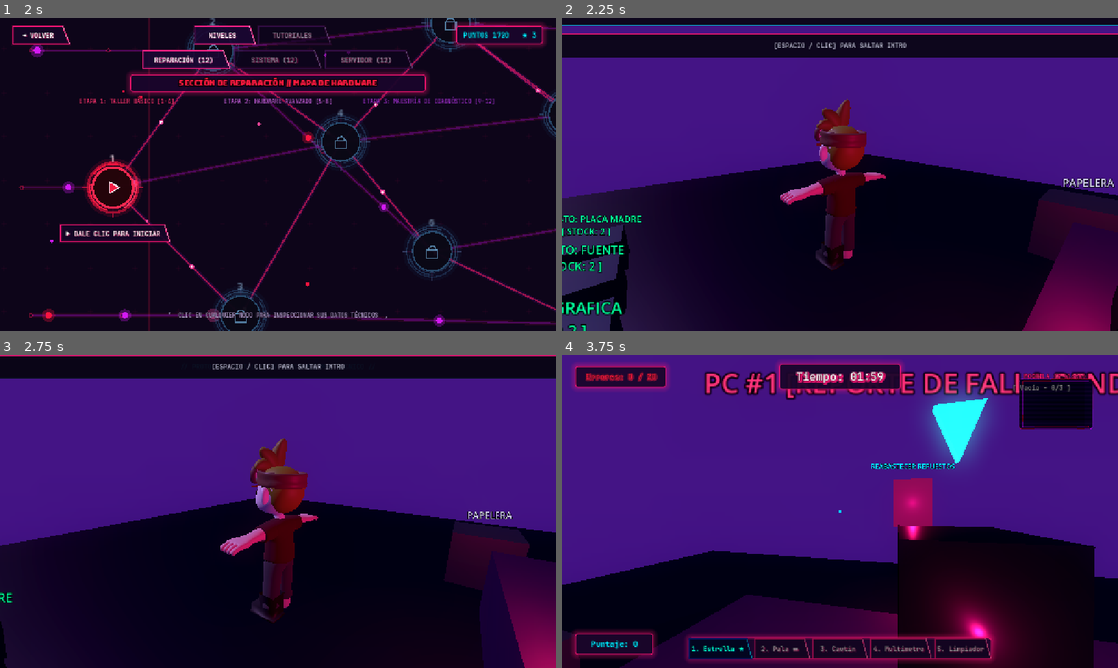
Above: before the commit, frames 1-4 (two rows, left to right).
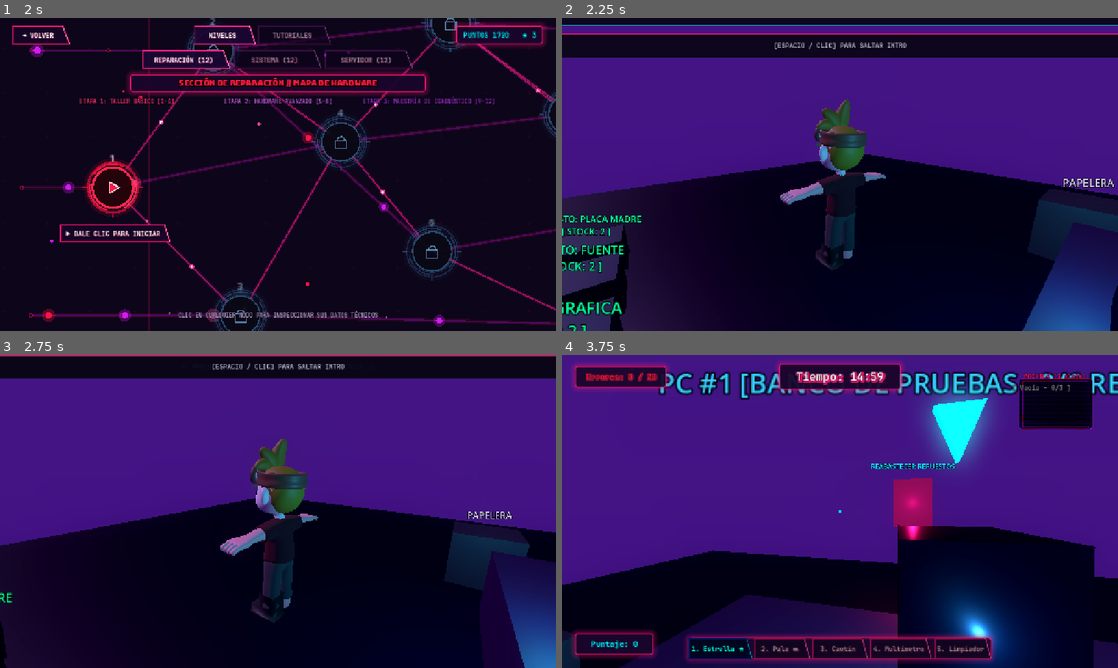
Above: after the commit, the same moments.

Repository: santiago9seijas-bit/computer-technician-3D
Game: Godot game, scene res://scenes/menus/MainMenu.tscn
Same seed, same stepped clock (60 frames per second), same inputs: the game is played once before the commit and once after it.
Inputs (mouse positions are in pixels of both pictures, inside the frame that each line leads up to):
- Up to frame 1 (2 s): click "JUGAR" at 0.5 s; click (50, 208) at 1.27 s
- Up to frame 2 (2.25 s): click "▶ DALE CLIC PARA INICIAR" at 2 s
- Up to frame 3 (2.75 s): no input
- Up to frame 4 (3.75 s): tap Enter at 2.75 s; move the mouse to (867, 511) at 2.77 s; hold E (interact) 2.78-3.53 s; hold W (move_forward) from 2.78 s (still down); click (867, 511) at 2.92 s; tap Space at 3.02 s; move the mouse to (812, 511) at 3.52 s; tap 1 at 3.6 s

Frame 1 is identical in both runs. In frame 2, 6.8% of the frame differs, in the area x 39-100%, y 26-100%; in frame 3, 5.7%; in frame 4, 11%, in the area x 0-100%, y 5-100%.

Commit message:
feat(level1): enable all 6 component minigames directly in Level 1 repair bench

Diff:
--- a/scenes/ui/LevelIntroModal.tscn
+++ b/scenes/ui/LevelIntroModal.tscn
@@ -78,7 +78,7 @@
 theme_override_colors/font_color = Color(0, 0.95, 1, 1)
 theme_override_colors/font_shadow_color = Color(0, 0.95, 1, 0.4)
 theme_override_font_sizes/font_size = 17
-text = "NIVEL 1: MONTAJE FAN COOLER"
+text = "NIVEL 1: BANCO DE REPARACIÓN Y MONTAJE"
 
 [node name="BtnClose" type="Button" parent="CardModal/Margin/VBox/Header"]
 custom_minimum_size = Vector2(32, 32)
@@ -115,7 +115,7 @@
 size_flags_horizontal = 3
 theme_override_colors/font_color = Color(1, 0.92, 0.6, 1)
 theme_override_font_sizes/font_size = 12
-text = "OBJETIVO: Reparar 3 estaciones de trabajo antes de que se agote el tiempo (120s)."
+text = "OBJETIVO: Probar y reparar cualquiera de los 6 componentes de la PC (Fan Cooler, RAM, Disco Duro, GPU, Fuente, Placa Madre)."
 autowrap_mode = 2
 
 [node name="DiagBox" type="HBoxContainer" parent="CardModal/Margin/VBox/ContentVBox"]
@@ -133,7 +133,7 @@
 size_flags_horizontal = 3
 theme_override_colors/font_color = Color(1, 0.6, 0.2, 1)
 theme_override_font_sizes/font_size = 12
-text = "DIAGNÓSTICO: CPU bajo sobrecalentamiento térmico crítico. Desacopla el ventilador dañado e instala el Fan Cooler de repuesto en los 3 equipos."
+text = "DIAGNÓSTICO: Todas las piezas cuentan con su minijuego de extracción y modo inverso de montaje habilitados para prueba."
 autowrap_mode = 2
 
 [node name="ToolsBox" type="HBoxContainer" parent="CardModal/Margin/VBox/ContentVBox"]
@@ -152,7 +152,7 @@
 theme_override_colors/font_color = Color(0.85, 0.9, 1, 1)
 theme_override_font_sizes/font_size = 11
 theme_override_constants/line_spacing = 3
-text = "HERRAMIENTAS: Pulsa [1] para Destornillador Cruz o [2] para Destornillador Pala.\nPROCEDIMIENTO: Acércate a la PC con [E]. Desconecta primero el conector PWM de 4 pines y luego retira los tornillos."
+text = "HERRAMIENTAS: Pulsa [1] para Destornillador Cruz o [2] para Destornillador Pala.\nPROCEDIMIENTO: Acércate a la PC con [E], abre el panel de inspección y haz clic en la pieza que desees desmontar o montar."
 autowrap_mode = 2
 
 [node name="BottomHBox" type="HBoxContainer" parent="CardModal/Margin/VBox"]
--- a/scripts/components/ComputerCase.gd
+++ b/scripts/components/ComputerCase.gd
@@ -84,12 +84,12 @@
 			symptom_report = mobo_symptoms[rng.randi_range(0, mobo_symptoms.size() - 1)]
 
 	components = {
-		"Fan Cooler": "broken" if target_fault_component == "Fan Cooler" else "ok",
-		"RAM": "broken" if target_fault_component == "RAM" else "ok",
-		"Disco Duro": "broken" if target_fault_component == "Disco Duro" else "ok",
-		"Grafica": "broken" if target_fault_component == "Grafica" else "ok",
-		"Fuente": "broken" if target_fault_component == "Fuente" else "ok",
-		"Placa Madre": "broken" if target_fault_component == "Placa Madre" else "ok"
+		"Fan Cooler": "broken",
+		"RAM": "broken",
+		"Disco Duro": "broken",
+		"Grafica": "broken",
+		"Fuente": "broken",
+		"Placa Madre": "broken"
 	}
 
 	update_3d_state()
@@ -100,11 +100,22 @@
 		arrow_mesh.position.y = original_arrow_y + sin(t * 3.0) * 0.08
 
 func is_fully_repaired() -> bool:
-	return components.get(target_fault_component) == "fixed"
+	for comp in components.keys():
+		if components[comp] == "broken" or components[comp] == "empty":
+			return false
+	return true
 
 func update_3d_state() -> void:
 	if not label_3d:
 		return
+
+	var fixed_count = 0
+	var empty_count = 0
+	for comp in components.keys():
+		if components[comp] == "fixed":
+			fixed_count += 1
+		elif components[comp] == "empty":
+			empty_count += 1
 
 	if is_fully_repaired():
 		if not is_completed:
@@ -112,25 +123,24 @@
 			GameManager.computers_fixed += 1
 			GameManager.register_repair(150, 15.0)
 
-		label_3d.text = "PC #%d [REPARADA Y OPERATIVA ✓]" % pc_id
+		label_3d.text = "PC #%d [TODAS LAS PIEZAS REPARADAS (6/6) ✓]" % pc_id
 		label_3d.modulate = Color(0.0, 1.0, 0.4, 1.0)
 		if arrow_mesh:
 			arrow_mesh.visible = false
 		if status_light:
 			status_light.light_color = Color(0.0, 1.0, 0.5, 1.0)
 	else:
-		var state_comp = components.get(target_fault_component)
-		if state_comp == "empty":
-			label_3d.text = "PC #%d [ESPERANDO REPUESTO: %s]" % [pc_id, target_fault_component]
+		if empty_count > 0:
+			label_3d.text = "PC #%d [%d PIEZA(S) VACÍAS - ESPERANDO REPUESTO]" % [pc_id, empty_count]
 			label_3d.modulate = Color(1.0, 0.75, 0.1, 1.0)
 		else:
-			label_3d.text = "PC #%d [REPORTE DE FALLA PENDIENTE]" % pc_id
-			label_3d.modulate = Color(1.0, 0.2, 0.45, 1.0)
+			label_3d.text = "PC #%d [BANCO DE PRUEBAS · %d/6 REPARADOS]" % [pc_id, fixed_count]
+			label_3d.modulate = Color(0.2, 0.8, 1.0, 1.0)
 
 		if arrow_mesh:
 			arrow_mesh.visible = true
 		if status_light:
-			status_light.light_color = Color(1.0, 0.1, 0.4, 1.0)
+			status_light.light_color = Color(0.2, 0.8, 1.0, 1.0)
 
 func get_interaction_prompt() -> String:
 	if is_completed:
--- a/scripts/gameplay/Level1.gd
+++ b/scripts/gameplay/Level1.gd
@@ -16,8 +16,8 @@
 	if btn_siguiente:
 		btn_siguiente.pressed.connect(_on_siguiente)
 
-	# Pre-inicializar el nivel con el tiempo en 120s pero el contador apagado
-	GameManager.start_level(120.0)
+	# Pre-inicializar el nivel con tiempo suficiente (900s) para probar todos los minijuegos
+	GameManager.start_level(900.0)
 	GameManager.timer_active = false
 
 	# Iniciar cinemática de entrada orbital vistosa
--- a/scripts/ui/PCInspectionModal.gd
+++ b/scripts/ui/PCInspectionModal.gd
@@ -46,10 +46,13 @@
 			btn.text = "%s\n\n[ SLOT VACÍO ]\n▶ Clic para instalar repuesto" % title
 			btn.modulate = Color(1.0, 0.85, 0.1, 1.0)
 		"fixed":
-			btn.text = "%s\n\n%s\n[ INSTALADO Y TESTEADO ✓ ]" % [title, subtitle]
+			btn.text = "%s\n\n%s\n[ INSTALADO Y TESTEADO ✓ ]\n▶ Clic para abrir minijuego" % [title, subtitle]
 			btn.modulate = Color(0.0, 1.0, 0.5, 1.0)
+		"broken":
+			btn.text = "%s\n\n%s\n[ PIEZA A REPARAR ⚠️ ]\n▶ Clic para abrir minijuego" % [title, subtitle]
+			btn.modulate = Color(1.0, 0.45, 0.35, 1.0)
 		_:
-			btn.text = "%s\n\n%s\n[ INSTALADO ]" % [title, subtitle]
+			btn.text = "%s\n\n%s\n[ INSTALADO ]\n▶ Clic para abrir minijuego" % [title, subtitle]
 			btn.modulate = Color(0.15, 0.85, 1.0, 0.9)
 
 func _refresh_ui() -> void:
@@ -70,17 +73,21 @@
 	_update_button_style(btn_comp_psu, "FUENTE DE PODER", "850W GOLD", psu_status)
 	_update_button_style(btn_comp_mobo, "PLACA MADRE", "CHIPSET Z790", mobo_status)
 
-	# Mostrar el reporte del cliente
+	var fixed_count = 0
+	for comp in current_pc.components.keys():
+		if current_pc.components[comp] == "fixed":
+			fixed_count += 1
+
 	if current_pc.is_fully_repaired():
-		pc_state_badge.text = "PC COMPLETAMENTE REPARADA · LISTA PARA ENTREGA ✓"
+		pc_state_badge.text = "PC COMPLETAMENTE REPARADA · 6/6 PIEZAS TESTEADAS ✓"
 		pc_state_badge.modulate = Color(0, 1, 0.5, 1)
 		status_summary.text = "¡Diagnóstico y reparación exitosos! La máquina bootea al 100%."
 		status_summary.modulate = Color(0, 1, 0.5, 1)
 	else:
-		pc_state_badge.text = "FALLA ACTIVA · DEDUCE EL COMPONENTE"
+		pc_state_badge.text = "BANCO DE REPARACIÓN ACTIVO · [%d/6 REPARADOS]" % fixed_count
 		pc_state_badge.modulate = Color(1, 0.8, 0.1, 1)
-		status_summary.text = current_pc.symptom_report
-		status_summary.modulate = Color(1, 0.85, 0.2, 1)
+		status_summary.text = "Haz clic en cualquiera de las 6 piezas para abrir su minijuego de reparación/montaje."
+		status_summary.modulate = Color(0.2, 0.9, 1.0, 1)
 
 # =============================================================================
 # MANEJADORES DE CLIC POR COMPONENTE
@@ -88,14 +95,7 @@
 func _on_cooler_clicked() -> void:
 	if current_pc == null: return
 	var status = current_pc.components.get("Fan Cooler", "ok")
-	if status == "fixed":
-		_show_feedback("El Fan Cooler ya fue cambiado y disipa térmicamente al 100%.", true)
-		return
-	if status == "empty" or current_pc.target_fault_component == "Fan Cooler":
-		_open_cooler_minigame(status == "empty")
-	else:
-		GameManager.register_error(2.0)
-		_show_feedback("❌ Diagnóstico incorrecto: El disipador gira a 2200 RPM y la CPU está a 38°C.", false)
+	_open_cooler_minigame(status == "empty")
 
 func _open_cooler_minigame(is_empty: bool) -> void:
 	modal_control.visible = false
@@ -120,14 +120,7 @@
 func _on_ram_clicked() -> void:
 	if current_pc == null: return
 	var status = current_pc.components.get("RAM", "ok")
-	if status == "fixed":
-		_show_feedback("La Memoria RAM ya fue cambiada y funciona sin errores.", true)
-		return
-	if status == "empty" or current_pc.target_fault_component == "RAM":
-		_open_ram_minigame(status == "empty")
-	else:
-		GameManager.register_error(2.0)
-		_show_feedback("❌ Diagnóstico incorrecto: La Memoria RAM pasó los tests de paridad. No causa este síntoma.", false)
+	_open_ram_minigame(status == "empty")
 
 func _open_ram_minigame(is_empty: bool) -> void:
 	modal_control.visible = false
@@ -152,14 +145,7 @@
 func _on_hdd_clicked() -> void:
 	if current_pc == null: return
 	var status = current_pc.components.get("Disco Duro", "ok")
-	if status == "fixed":
-		_show_feedback("El Disco Duro ya fue cambiado y funciona sin errores.", true)
-		return
-	if status == "empty" or current_pc.target_fault_component == "Disco Duro":
-		_open_hdd_minigame(status == "empty")
-	else:
-		GameManager.register_error(2.0)
-		_show_feedback("❌ Diagnóstico incorrecto: El Disco Duro responde al SMART al 100%. No causa este síntoma.", false)
+	_open_hdd_minigame(status == "empty")
 
 func _open_hdd_minigame(is_empty: bool) -> void:
 	modal_control.visible = false
@@ -187,14 +173,7 @@
 func _on_gpu_clicked() -> void:
 	if current_pc == null: return
 	var status = current_pc.components.get("Grafica", "ok")
-	if status == "fixed":
-		_show_feedback("La Tarjeta Gráfica ya fue cambiada y renderiza a 144 FPS.", true)
-		return
-	if status == "empty" or current_pc.target_fault_component == "Grafica":
-		_open_gpu_minigame(status == "empty")
-	else:
-		GameManager.register_error(2.0)
-		_show_feedback("❌ Diagnóstico incorrecto: La GPU da video y sus voltajes PCIe son normales. No es la causa.", false)
+	_open_gpu_minigame(status == "empty")
 
 func _open_gpu_minigame(is_empty: bool) -> void:
 	modal_control.visible = false
@@ -219,14 +198,7 @@
 func _on_psu_clicked() -> void:
 	if current_pc == null: return
 	var status = current_pc.components.get("Fuente", "ok")
-	if status == "fixed":
-		_show_feedback("La Fuente de Poder ya fue cambiada y entrega 12V y 5V estables.", true)
-		return
-	if status == "empty" or current_pc.target_fault_component == "Fuente":
-		_open_psu_minigame(status == "empty")
-	else:
-		GameManager.register_error(2.0)
-		_show_feedback("❌ Diagnóstico incorrecto: La Fuente de Poder entrega voltajes estables. No es la causa.", false)
+	_open_psu_minigame(status == "empty")
 
 func _open_psu_minigame(is_empty: bool) -> void:
 	modal_control.visible = false
@@ -251,14 +223,7 @@
 func _on_mobo_clicked() -> void:
 	if current_pc == null: return
 	var status = current_pc.components.get("Placa Madre", "ok")
-	if status == "fixed":
-		_show_feedback("La Placa Madre ya fue cambiada y supera el POST sin errores.", true)
-		return
-	if status == "empty" or current_pc.target_fault_component == "Placa Madre":
-		_open_mobo_minigame(status == "empty")
-	else:
-		GameManager.register_error(2.0)
-		_show_feedback("❌ Diagnóstico incorrecto: La Placa Madre no tiene pistas cortadas ni capacitores hinchados.", false)
+	_open_mobo_minigame(status == "empty")
 
 func _open_mobo_minigame(is_empty: bool) -> void:
 	modal_control.visible = false
